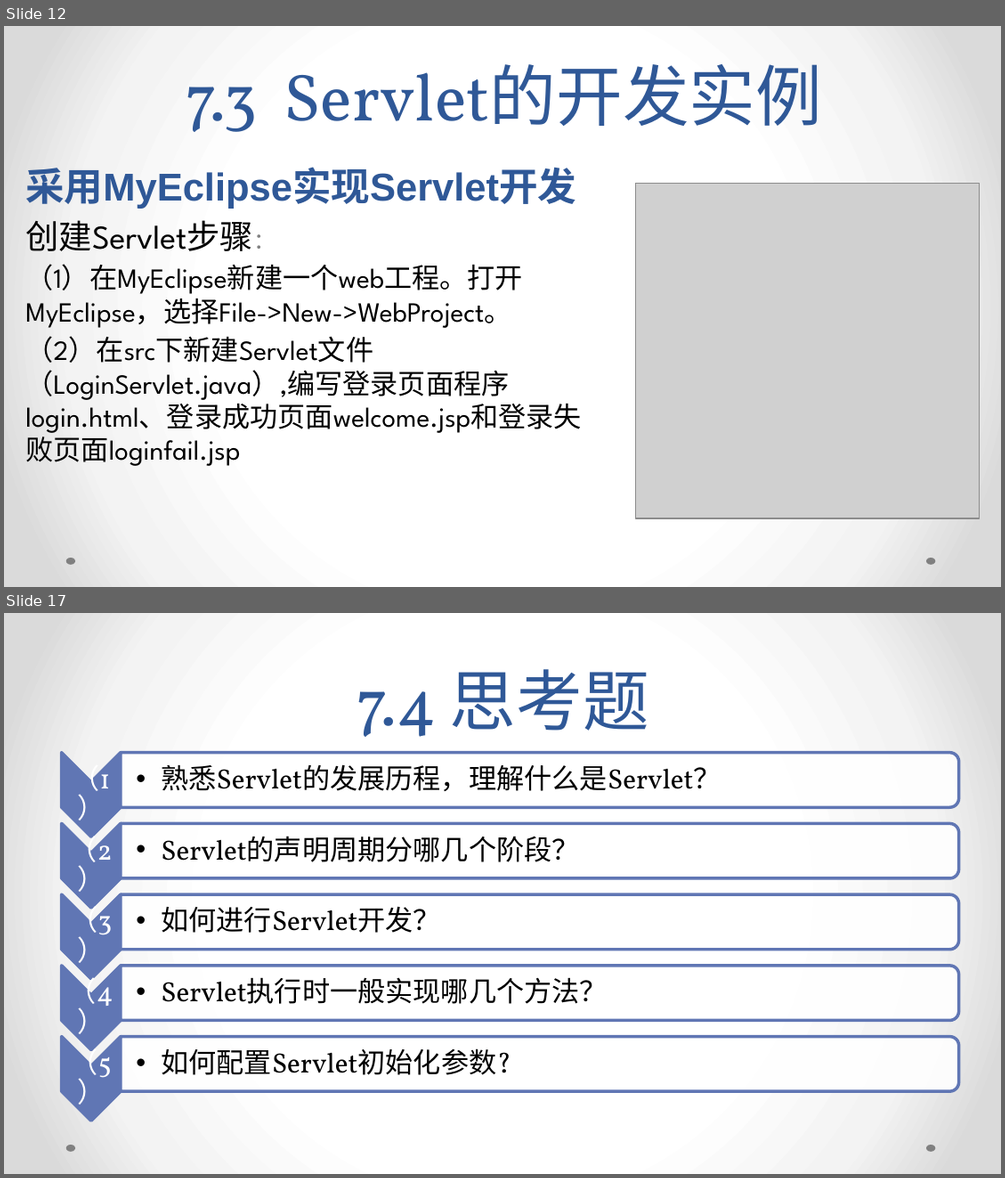
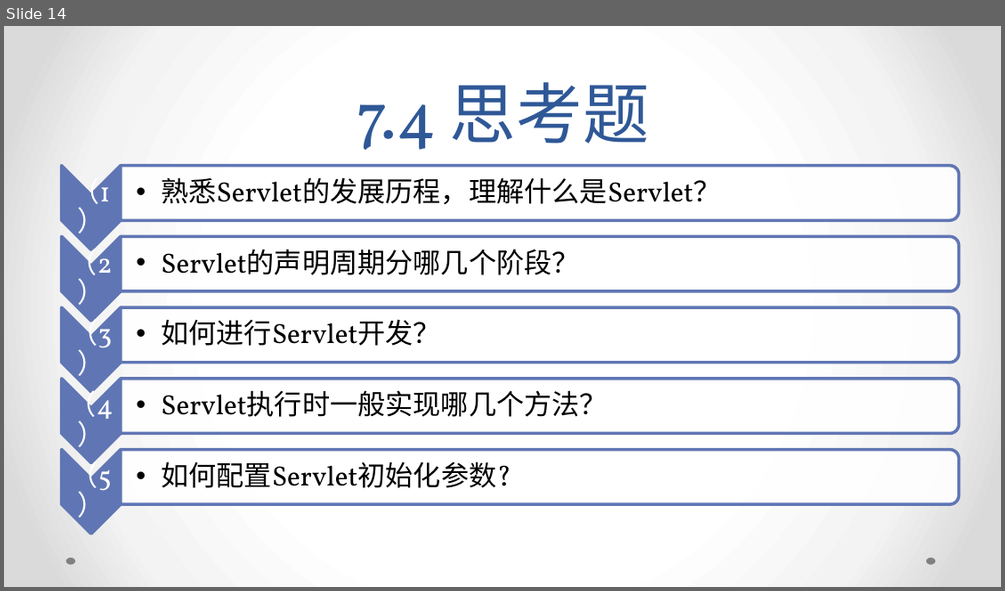
Before and after one commit to xdwenhaoyu/WEB_JSP, a slide deck: JSP PPT/第07章 Servlet编程.pptx. Shown one above the other, each under a label of ours: slides 12 and 17 before the commit, slide 14 after it; the slides between them are not shown. The pictures are 1005x1178 and 1005x591 pixels, drawn with LibreOffice and Linux fonts; fonts in the diff are those of the drawing; grey boxes stand for pictures. Boxes give left, top, right and bottom in pixels: in the first picture for what was removed or moved away, otherwise in the second. Text is boxed around its words. In the diff, an @@ line names an element or a change of style, - is before the commit and + after.

```diff
--- a/JSP PPT/第07章 Servlet编程.pptx
+++ b/JSP PPT/第07章 Servlet编程.pptx
@@ slide 12 removed at [4, 26, 1001, 587], background gradient #FFFFFF to #F4F4F4 to #DADADA; not listed: 2 template elements that a slide beside it also shows @@
@@ title removed at [185, 64, 823, 132] @@
-7.3 Servlet的开发实例
@@ text removed at [25, 167, 582, 466] @@
-采用MyEclipse实现Servlet开发
-创建Servlet步骤：
-（1）在MyEclipse新建一个web工程。打开MyEclipse，选择File->New->WebProject。
-（2）在src下新建Servlet文件（LoginServlet.java）,编写登录页面程序login.html、登录成功页面welcome.jsp和登录失败页面loginfail.jsp
@@ picture removed at [635, 183, 979, 517] @@
@@ what was slide 17 is now slide 14 @@
```
Also in this commit, not shown: 1 slide changed, 1 slide added, 3 other slides removed, 8 other files.
